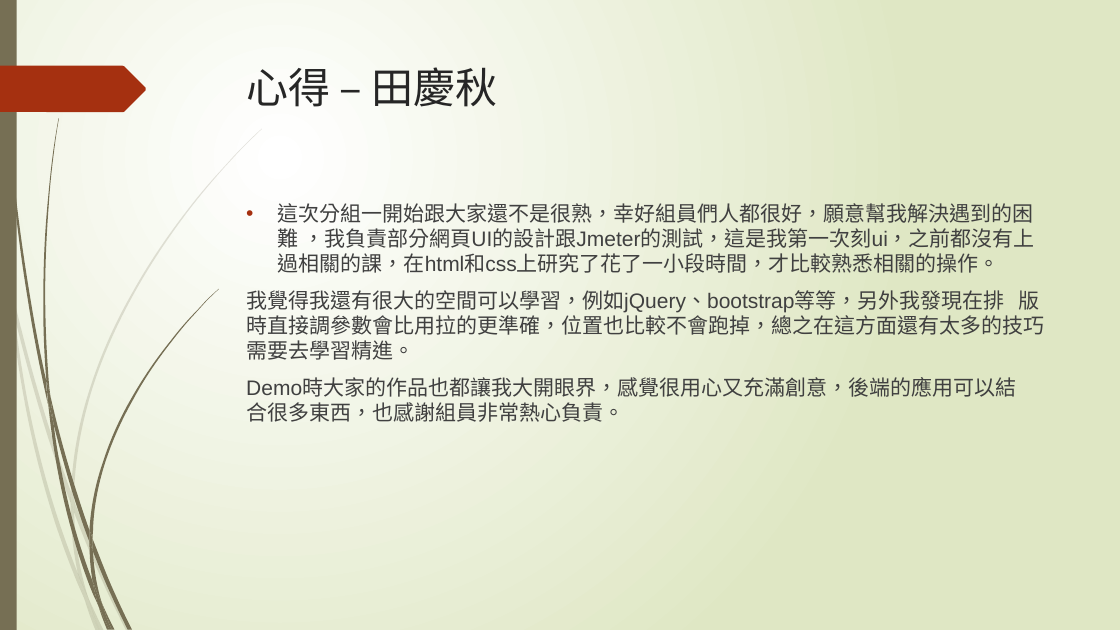
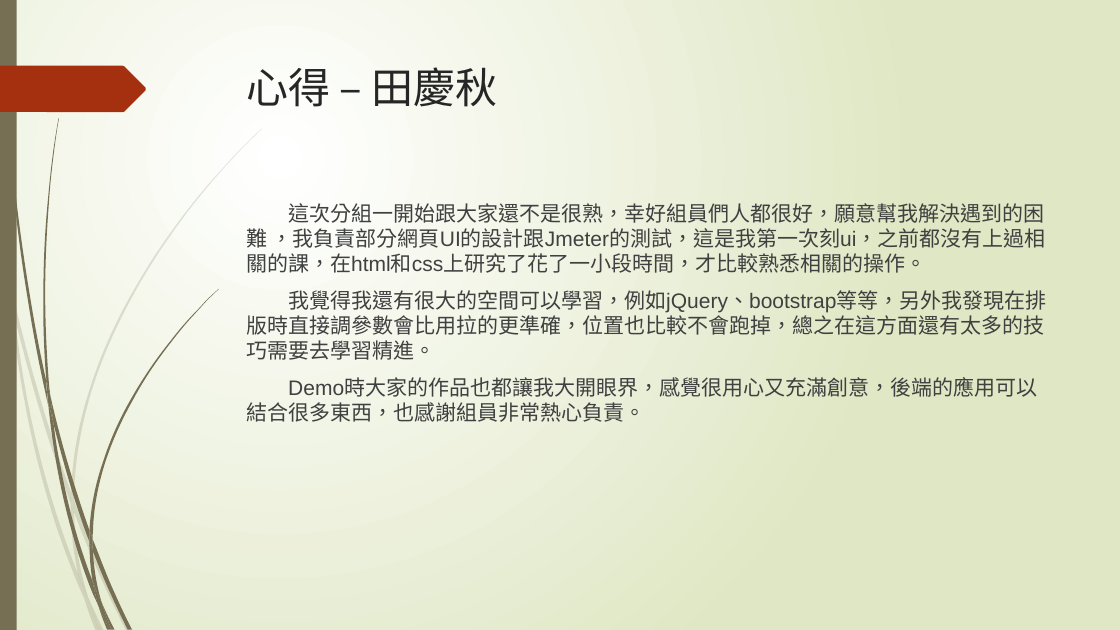
Before and after one commit to penut85420/WBSE_Project, a slide deck: slide 48 of 其他/YelpBlaBla.pptx (slide 44 before the commit). Drawn at 1120x630 pixels with LibreOffice and Linux fonts; fonts in the diff are those of the drawing. Boxes give left, top, right and bottom in pixels: in the first picture for what was removed or moved away, otherwise in the second. Text is boxed around its words. In the diff, an @@ line names an element or a change of style, - is before the commit and + after.

```diff
--- a/其他/YelpBlaBla.pptx
+++ b/其他/YelpBlaBla.pptx
@@ text at (x1=246, y1=200, x2=1046, y2=273): bullet • to none @@
@@ text at (x1=246, y1=287, x2=1046, y2=422): spaces changed @@
-我覺得我還有很大的空間可以學習，例如jQuery、bootstrap等等，另外我發現在排 版時直接調參數會比用拉的更準確，位置也比較不會跑掉，總之在這方面還有太多的技巧需要去學習精進。
-Demo時大家的作品也都讓我大開眼界，感覺很用心又充滿創意，後端的應用可以結 合很多東西，也感謝組員非常熱心負責。
+我覺得我還有很大的空間可以學習，例如jQuery、bootstrap等等，另外我發現在排版時直接調參數會比用拉的更準確，位置也比較不會跑掉，總之在這方面還有太多的技巧需要去學習精進。
+Demo時大家的作品也都讓我大開眼界，感覺很用心又充滿創意，後端的應用可以結合很多東西，也感謝組員非常熱心負責。
```
Also in this commit, not shown: 8 other slides changed, 5 slides added.
